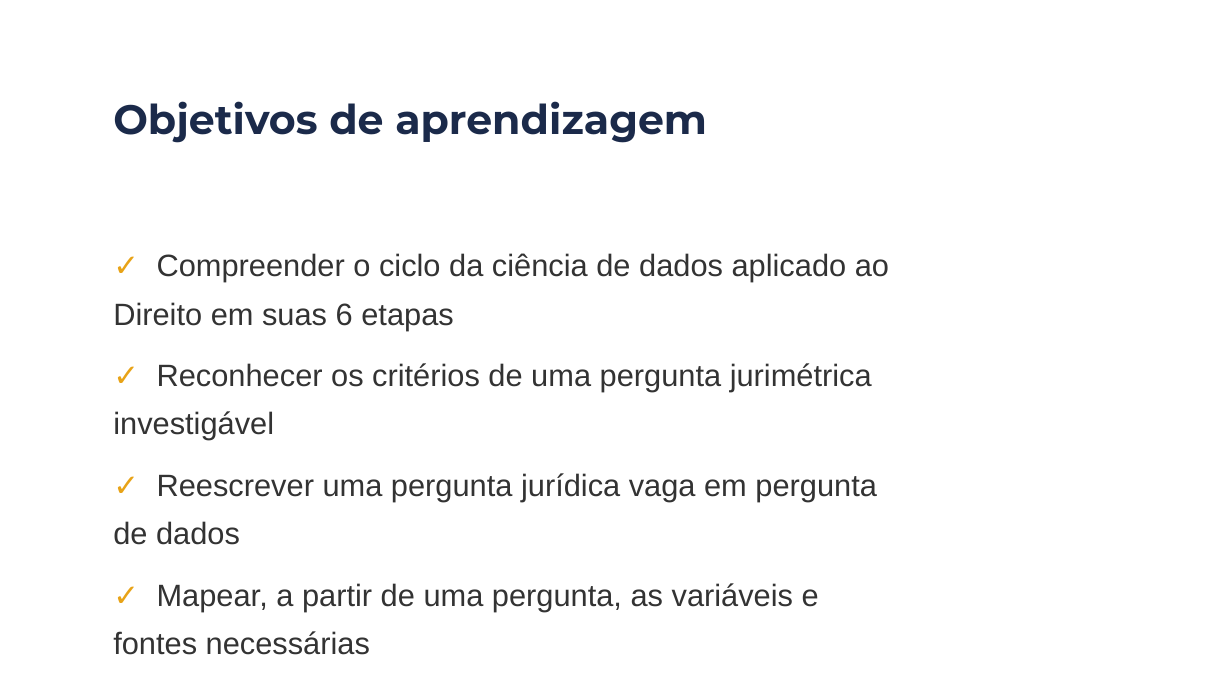
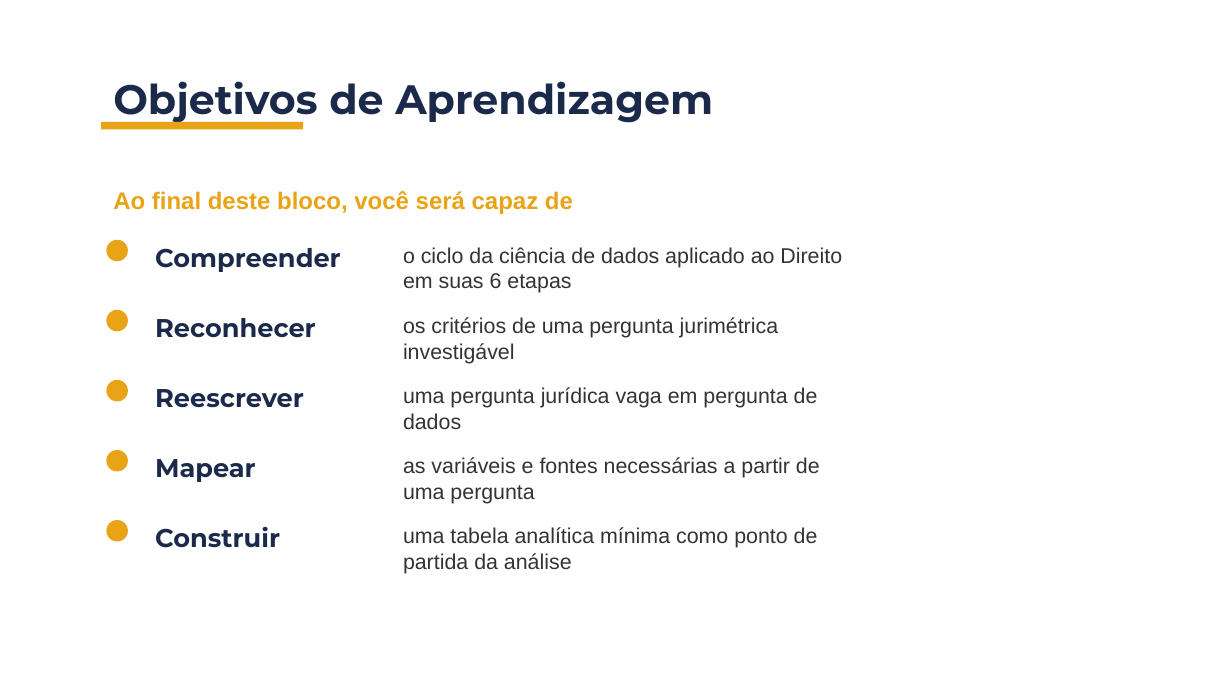
Before and after one commit to BrunoDaleffi/ibmec, a slide deck: slide 3 of aulas/aula_02/slides/aula2_bloco1_jurimetria.pptx. Drawn at 1232x693 pixels with LibreOffice and Linux fonts; fonts in the diff are those of the drawing; background and template pictures are left out. Boxes give left, top, right and bottom in pixels: in the first picture for what was removed or moved away, otherwise in the second. Text is boxed around its words. In the diff, an @@ line names an element or a change of style, - is before the commit and + after.

```diff
--- a/aulas/aula_02/slides/aula2_bloco1_jurimetria.pptx
+++ b/aulas/aula_02/slides/aula2_bloco1_jurimetria.pptx
@@ text at <box>113,81,713,125</box>: text changed @@
-Objetivos de aprendizagem
+Objetivos de Aprendizagem
@@ rectangle added at <box>101,122,303,129</box>, fill #E8A317 @@
@@ text added at <box>113,191,573,214</box>, 14 pt, text #E8A317, bold @@
+Ao final deste bloco, você será capaz de
@@ ellipse added at <box>106,240,127,261</box>, fill #E8A317 @@
@@ text removed at <box>113,253,889,655</box> @@
-✓ Compreender o ciclo da ciência de dados aplicado ao Direito em suas 6 etapas
-✓ Reconhecer os critérios de uma pergunta jurimétrica investigável
-✓ Reescrever uma pergunta jurídica vaga em pergunta de dados
-✓ Mapear, a partir de uma pergunta, as variáveis e fontes necessárias
@@ text added at <box>155,248,341,272</box>, 15 pt, text #1B2A4A, bold @@
+Compreender
@@ text added at <box>403,247,842,293</box>, 12.5 pt, text #333333 @@
+o ciclo da ciência de dados aplicado ao Direito em suas 6 etapas
@@ ellipse added at <box>106,310,127,331</box>, fill #E8A317 @@
@@ text added at <box>155,318,316,338</box>, 15 pt, text #1B2A4A, bold @@
+Reconhecer
@@ text added at <box>403,317,779,364</box>, 12.5 pt, text #333333 @@
+os critérios de uma pergunta jurimétrica investigável
@@ ellipse added at <box>106,379,127,400</box>, fill #E8A317 @@
@@ text added at <box>155,389,304,408</box>, 15 pt, text #1B2A4A, bold @@
+Reescrever
@@ text added at <box>403,387,818,429</box>, 12.5 pt, text #333333 @@
+uma pergunta jurídica vaga em pergunta de dados
@@ ellipse added at <box>106,450,127,471</box>, fill #E8A317 @@
@@ text added at <box>155,459,256,482</box>, 15 pt, text #1B2A4A, bold @@
+Mapear
@@ text added at <box>403,457,820,504</box>, 12.5 pt, text #333333 @@
+as variáveis e fontes necessárias a partir de uma pergunta
@@ ellipse added at <box>106,520,127,541</box>, fill #E8A317 @@
@@ text added at <box>155,527,280,548</box>, 15 pt, text #1B2A4A, bold @@
+Construir
@@ text added at <box>403,527,818,574</box>, 12.5 pt, text #333333 @@
+uma tabela analítica mínima como ponto de partida da análise
```
Also in this commit, not shown: 37 other slides changed, 1 slide added, 1 slide removed, 2 other files.
